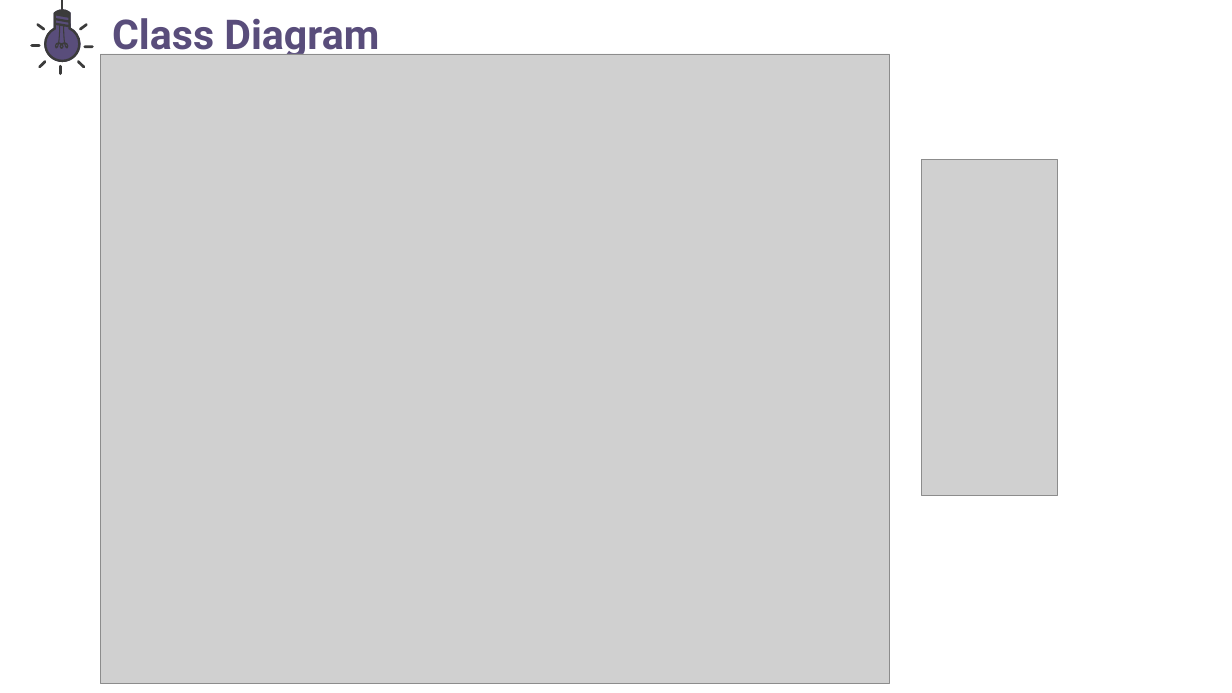
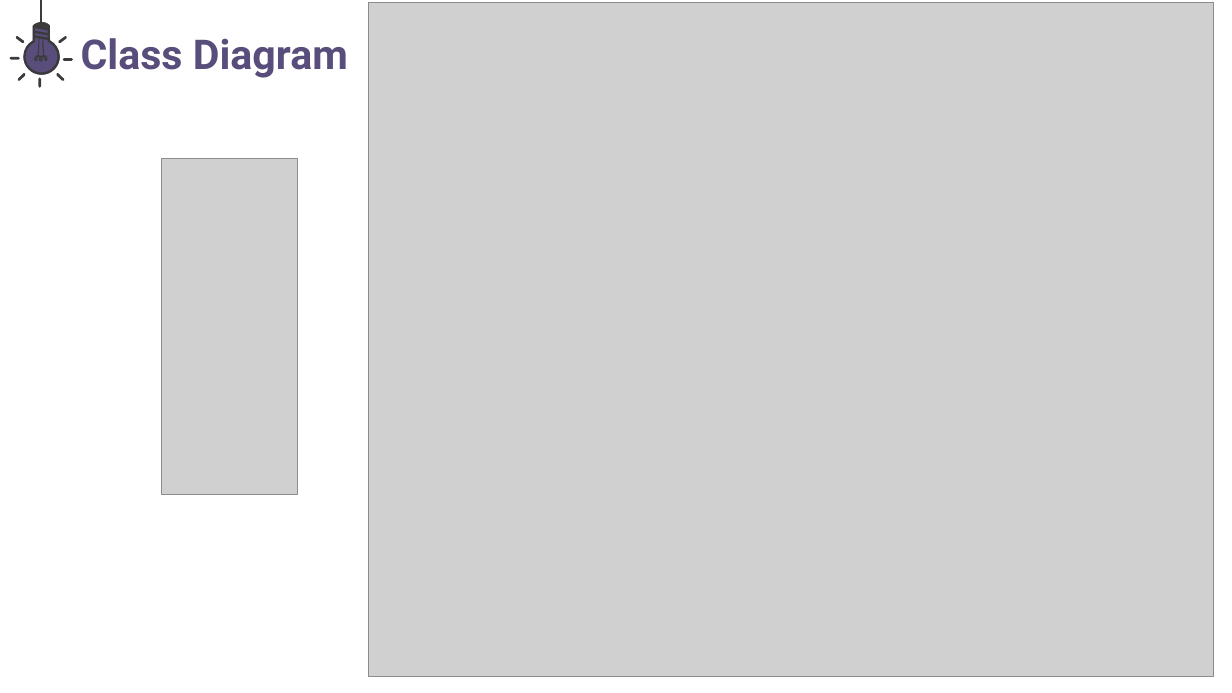
Before and after one commit to yoyo0213/oop-2025-proj-TA_v.s._Professor, a slide deck: slide 6 of oop final project.pptx. Drawn at 1232x693 pixels with LibreOffice and Linux fonts; fonts in the diff are those of the drawing; grey boxes stand for pictures. Boxes give left, top, right and bottom in pixels: in the first picture for what was removed or moved away, otherwise in the second. Text is boxed around its words. In the diff, an @@ line names an element or a change of style, - is before the commit and + after.

```diff
--- a/oop final project.pptx
+++ b/oop final project.pptx
@@ line moved from (62, 13) - (62, 0) to (42, 26) - (42, 0) @@
@@ text "Class Diagram": place and size @@
-text "Class Diagram" at box(112, 18, 379, 60)
+text "Class Diagram" at box(81, 38, 348, 78)
@@ picture: place and size @@
-picture at box(101, 54, 890, 683)
+picture at box(369, 3, 1214, 677)
@@ 9 freeform shapes: place and size @@
-9 freeform shapes at box(30, 9, 93, 75)
+9 freeform shapes at box(9, 22, 73, 88)
@@ picture: place and size @@
-picture at box(921, 160, 1058, 495)
+picture at box(162, 159, 299, 494)
```
Also in this commit, not shown: 2 other slides changed, 1 slide added, 1 other file.
